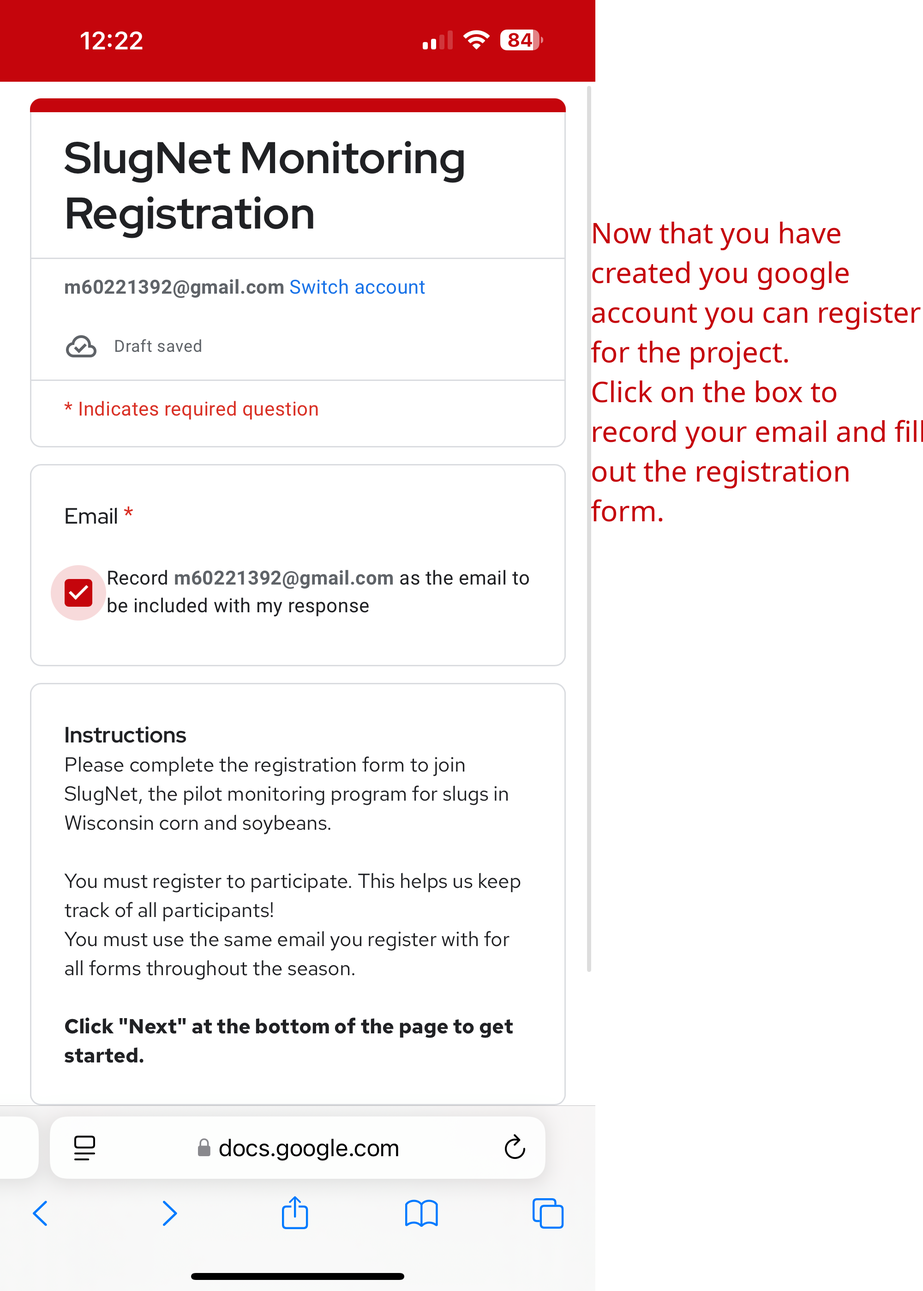
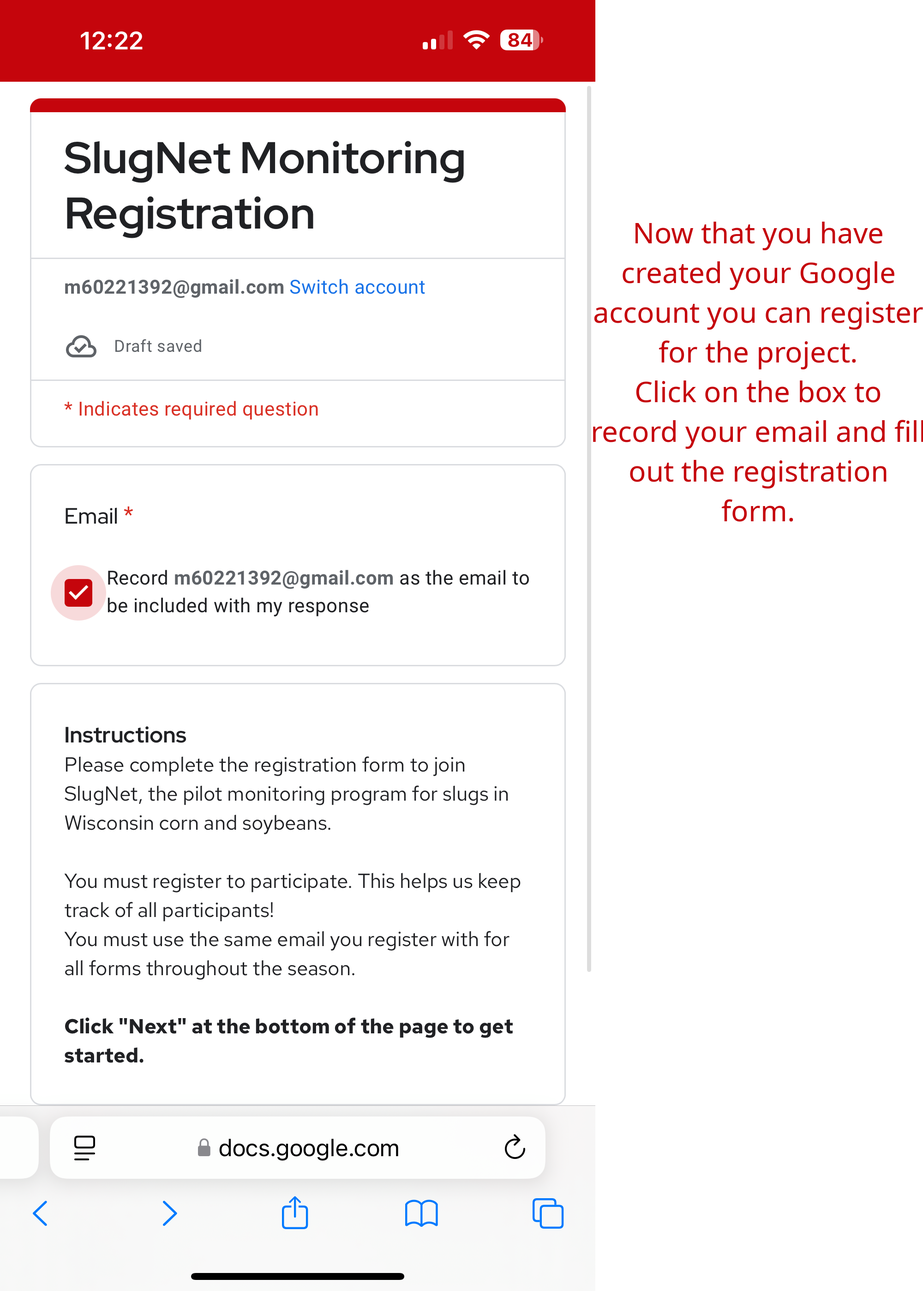
Revision of a layered 923x1291 image; what changed, layer by layer:
renamed "Now that you have created you ..." to "Now that you have created your...", painted on it over 590, 221, 923, 522
